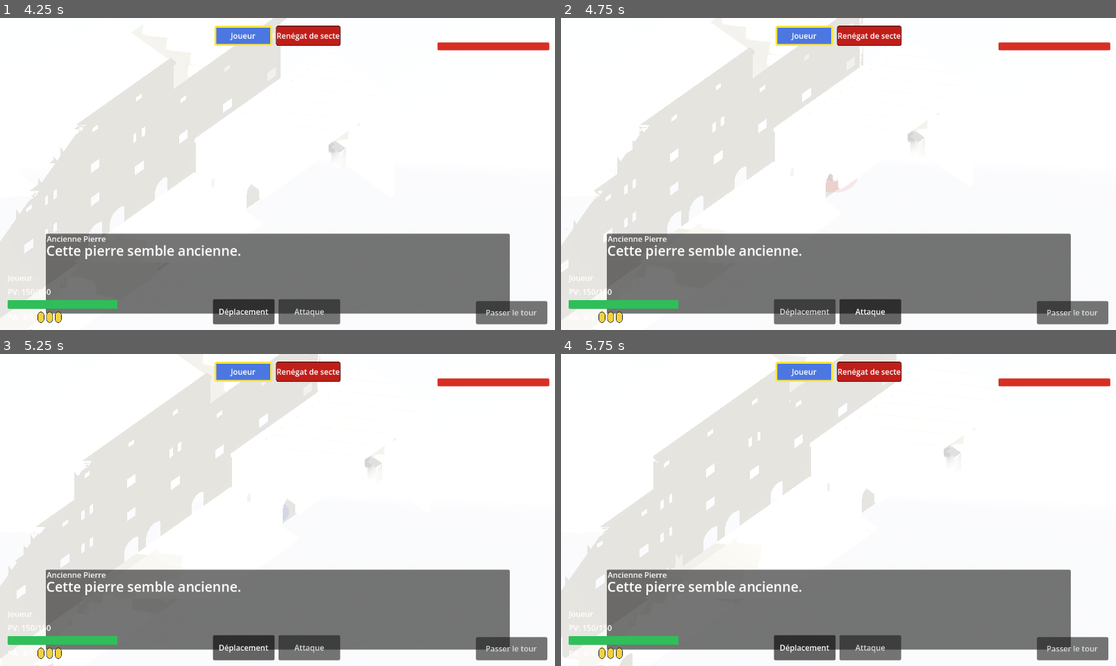
Above: before the commit, frames 1-4 (two rows, left to right).
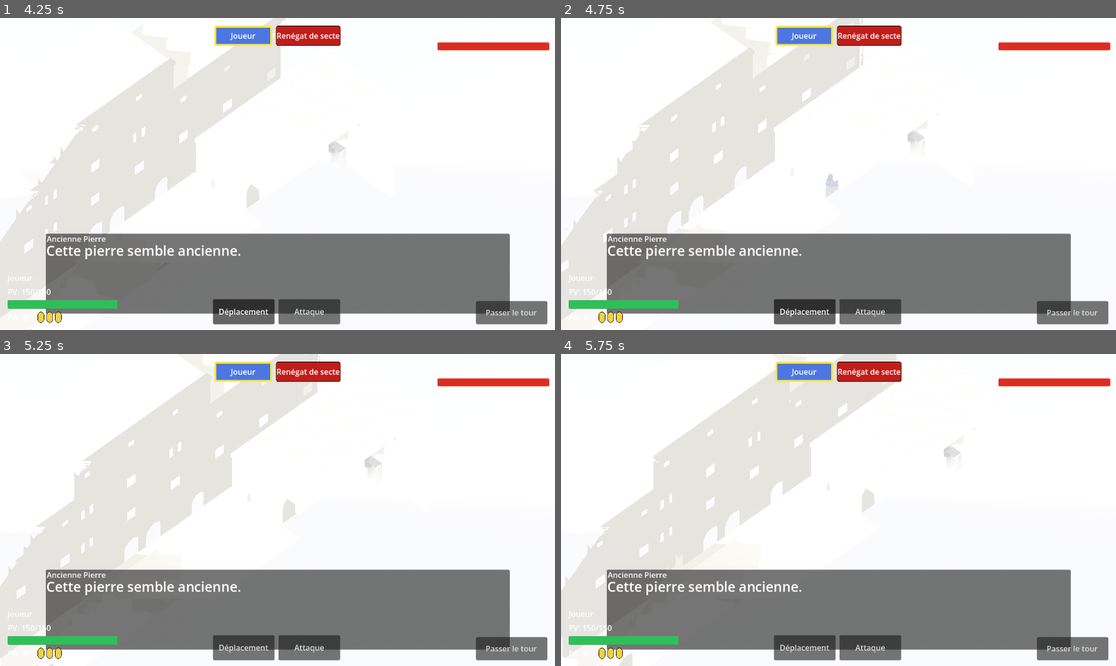
Above: after the commit, the same moments.

Repository: sillpct/lagoutte
Game: Godot game, scene res://scenes/main/main.tscn
Two runs of this game, one before a commit and one after it. Both use one fixed random seed, a clock stepped at 60 frames per second and the inputs below.
Inputs (mouse positions are in pixels of both pictures, inside the frame that each line leads up to):
- Up to frame 1 (4.25 s): click "Nouvelle Partie" at 0.5 s; tap Enter (ui_accept) at 1.25, 1.52, 2.27, 3.77 s; move the mouse to (399, 158) at 1.27 s; hold Right (ui_right) 1.28-2.03 s; hold T (end_turn) 1.28-2.03 s; click (399, 158) at 1.42 s; move the mouse to (166, 189) at 2.02 s; hold Down (ui_down) 2.03-2.78 s; tap E (interact) at 2.1 s; move the mouse to (333, 105) at 2.77 s; hold Right (ui_right) 2.78-3.53 s; hold C (start_test_combat) 2.78-3.53 s; move the mouse to (249, 236) at 3.52 s; hold Up (ui_up) from 3.53 s (still down); tap P (test_path_move) at 3.6 s; click (249, 236) at 3.67 s
- Up to frame 2 (4.75 s): move the mouse to (1005, 220) at 4.27 s; release Up (ui_up) at 4.28 s; hold Left (ui_left) from 4.28 s (still down); hold A (toggle_attack_mode) from 4.28 s (still down); tap Enter (ui_accept) at 4.52 s
- Up to frame 3 (5.25 s): keep holding Left (ui_left); move the mouse to (111, 463) at 5.02 s; release A (toggle_attack_mode) at 5.03 s; tap M (toggle_movement_mode) at 5.1 s
- Up to frame 4 (5.75 s): keep holding Left (ui_left); tap Enter (ui_accept) at 5.27 s

Frame 1 is identical in both runs. In frame 2, less than 0.1% of the frame differs, in the area x 39-59%, y 51-96%; in frame 3, less than 0.1%; in frame 4, less than 0.1%.
Error after the commit: Invalid call. Nonexistent function 'is_action_locked' in base 'Node (CombatManager)'. (res://scenes/combat/combat_attack.gd:23)

Commit message:
Update combat_attack.gd

Diff:
--- a/scenes/combat/combat_attack.gd
+++ b/scenes/combat/combat_attack.gd
@@ -19,6 +19,8 @@
 	if grid == null or combat_manager == null or combat_movement == null or active_unit == null or world_mouse_query == null:
 		return
 	if not combat_manager.is_combat_active():
+		return
+	if combat_manager.is_action_locked():
 		return
 
 	if event.is_action_pressed("toggle_attack_mode"):
